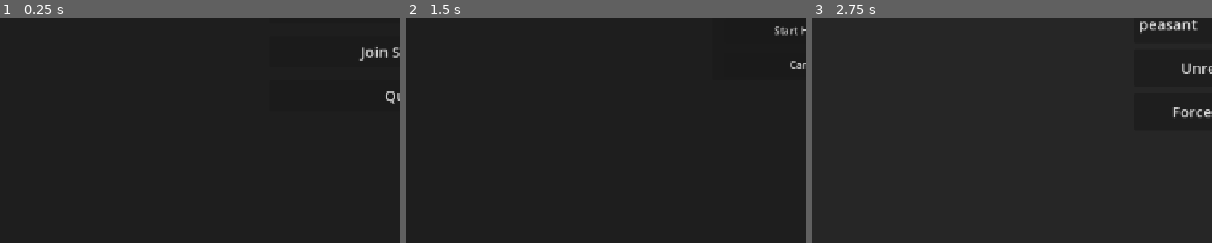
Above: before the commit, frames 1-3 (left to right).
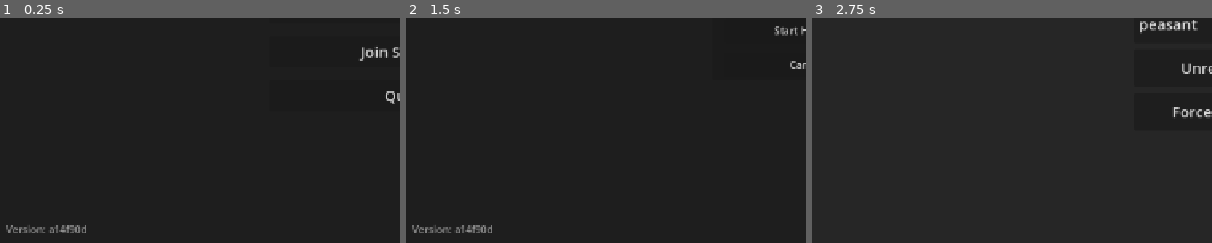
Above: after the commit, the same moments.

Repository: zakanater19/godot-roguetown
Game: Godot game, scene res://scenes/main_menu.tscn
Same seed, same stepped clock (60 frames per second), same inputs: the game is played once before the commit and once after it.
Inputs (mouse positions are % of the whole screen's width and height, from its top left):
- Up to frame 1 (0.25 s): no input
- Up to frame 2 (1.5 s): tap Enter at 0.5 s; move the mouse to (72, 45) at 0.52 s; hold D 0.53-1.25 s; hold Shift 0.53-1.25 s; click (72, 45) at 0.67 s; tap Space at 0.77 s; click "Host Server" at 1.25 s
- Up to frame 3 (2.75 s): click "Start Hosting" at 2 s
The pictures show only the part of the screen within x 0-50%, y 50-100%; the shares and areas given below are measured in that part.

The runs differ from the first frame. In frame 1, 0.4% of the frame differs, in the area x 1-22%, y 92-96%; in frame 2, 0.4%; in frame 3, nothing differs.

Commit message:
version stamping

Diff:
--- a/scenes/main_menu.tscn
+++ b/scenes/main_menu.tscn
@@ -165,6 +165,19 @@
 layout_mode = 2
 text = "Back"
 
+[node name="VersionLabel" type="Label" parent="."]
+layout_mode = 1
+anchors_preset = 2
+anchor_top = 1.0
+anchor_bottom = 1.0
+offset_left = 10.0
+offset_top = -33.0
+offset_right = 200.0
+offset_bottom = -10.0
+grow_vertical = 0
+theme_override_colors/font_color = Color(0.6, 0.6, 0.6, 1)
+text = "Version: "
+
 [connection signal="pressed" from="MainButtons/HostButton" to="." method="_on_host_pressed"]
 [connection signal="pressed" from="MainButtons/JoinButton" to="." method="_on_join_pressed"]
 [connection signal="pressed" from="MainButtons/QuitButton" to="." method="_on_quit_pressed"]
--- a/scripts/net/game_version.gd
+++ b/scripts/net/game_version.gd
@@ -5,7 +5,7 @@
 ## that a PCK patch alone cannot fix (i.e. any .gd change, new node types, etc.).
 ## Clients with a different APP_VERSION are told to download the new executable
 ## rather than being patched — preventing crashes from script/binary mismatches.
-const APP_VERSION: String = "1775207684"
+const APP_VERSION: String = "a14f90d"
 
 ## Directories whose .tres files are included in both the version hash AND the
 ## server PCK.  Keep this list in sync with _stage_res_dir_recursive's allowed[].
--- a/scripts/ui/main_menu.gd
+++ b/scripts/ui/main_menu.gd
@@ -6,10 +6,12 @@
 @onready var max_players_spinbox = $HostOptionsPanel/VBoxContainer/HBoxContainer/MaxPlayersSpinBox
 @onready var server_list = $ServerListPanel
 @onready var server_container = $ServerListPanel/VBoxContainer/ScrollContainer/ServerContainer
+@onready var version_label = $VersionLabel
 
 var _known_servers: Array = []
 
 func _ready() -> void:
+	version_label.text = "Version: " + GameVersion.APP_VERSION
 	Sidebar.set_visible(false)
 	ServerBrowser.server_found.connect(_on_server_found)
 	_handle_auto_restart()
@@ -35,9 +37,6 @@
 	var path := "user://pending_reconnect.json"
 	if not FileAccess.file_exists(path):
 		return
-	# Only auto-reconnect if a patch was applied in this exact session.
-	# Without this guard a stale file left by a force-closed session (editor
-	# stop, crash, etc.) would silently skip the main menu every launch.
 	if not GameVersion.patch_applied:
 		DirAccess.remove_absolute(path)
 		return
@@ -46,18 +45,15 @@
 		return
 	var text := file.get_as_text()
 	file.close()
-	# Do NOT delete here — LateJoin.receive_sync_complete() deletes it after a
-	# successful resume, and LateJoin._on_server_disconnected() deletes it if
-	# the connection fails, so we never loop on a dead server.
 
 	var parsed = JSON.parse_string(text)
 	if not parsed is Dictionary:
-		DirAccess.remove_absolute(path)  # malformed — discard immediately
+		DirAccess.remove_absolute(path)
 		return
 	var ip: String = str(parsed.get("ip", ""))
 	var port: int  = int(parsed.get("port", Host.PORT))
 	if ip == "":
-		DirAccess.remove_absolute(path)  # empty ip — discard
+		DirAccess.remove_absolute(path)
 		return
 
 	LoadingScreen.show_loading("Reconnecting after update...")
@@ -80,7 +76,6 @@
 	main_buttons.visible = true
 
 func _on_join_pressed() -> void:
-	# Clear previous list on new join attempt
 	_known_servers.clear()
 	for child in server_container.get_children():
 		child.queue_free()
@@ -92,7 +87,6 @@
 func _on_server_found(ip: String, port: int, current_players: int = 1, max_players: int = 200) -> void:
 	var server_id = ip + ":" + str(port)
 
-	# Check our tracking list instead of the UI tree
 	if server_id in _known_servers:
 		return
 
@@ -109,15 +103,11 @@
 	ServerBrowser.stop_listening()
 	LoadingScreen.show_loading("Connecting to server...")
 	Host.start_client_custom(ip, port)
-	# Load the game scene immediately so Main/PlayerSpawner exists before the server
-	# tries to replicate existing entities to us.  Version check + any PCK patch run
-	# in the background and complete before request_sync is sent (_process gates on
-	# both map_loaded AND version_checked).
 	_transition_to_game()
 
 func _on_back_pressed() -> void:
 	ServerBrowser.stop_listening()
-	_known_servers.clear() # Reset list
+	_known_servers.clear()
 	host_options.visible = false
 	main_buttons.visible = true
 	server_list.visible = false
Not shown: 4 places in assets/tileset.tres that only renumber resources
